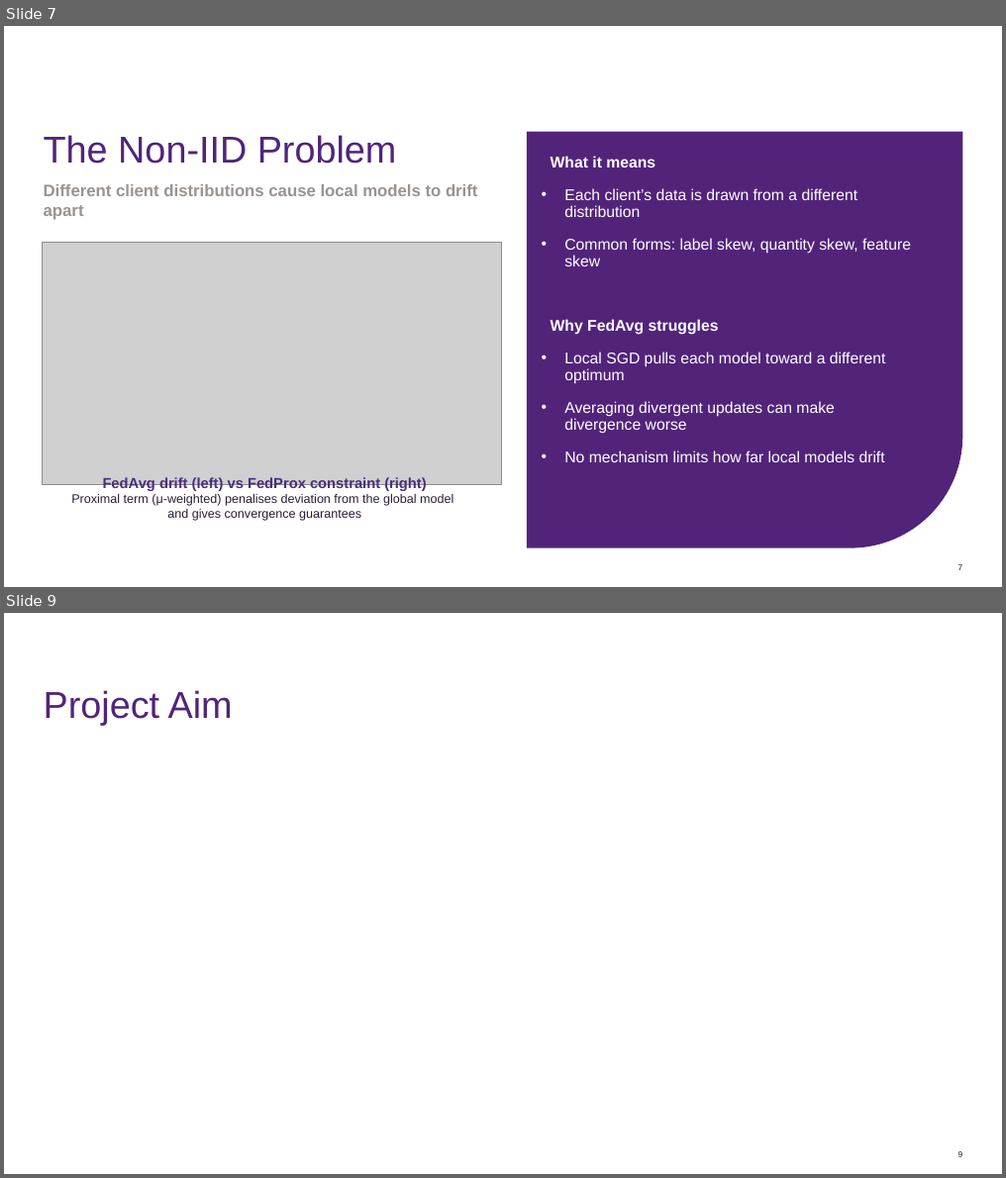
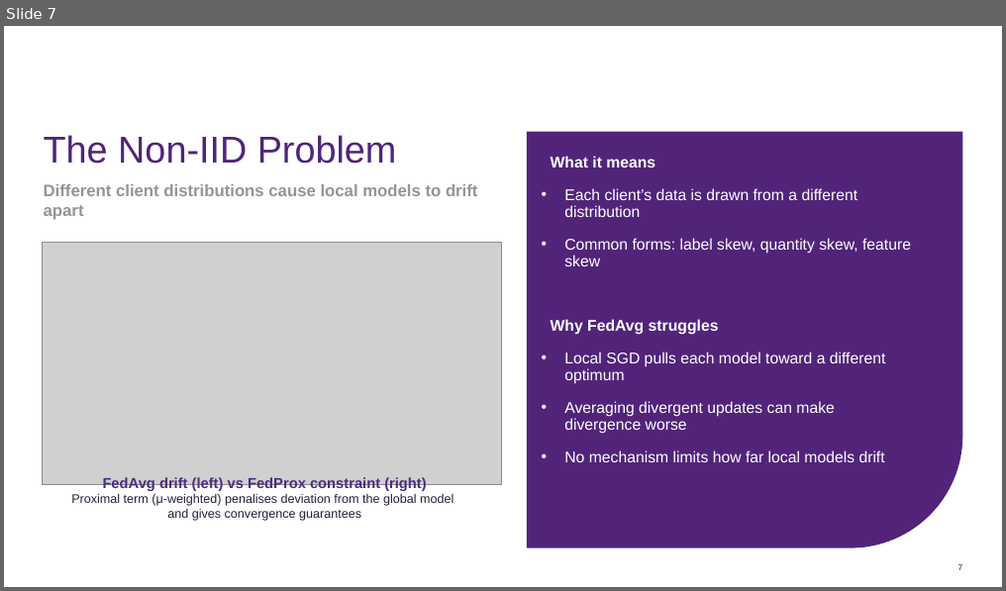
Before and after one commit to alexzhgu/skin-federated, a slide deck: Progress Seminar/Privacy-Preserving Federated Learning for Distributed Skin Disease Classification.pptx. Shown one above the other, each under a label of ours: slides 7 and 9 before the commit, slide 7 after it; the slides between them are not shown. The pictures are 1006x1178 and 1006x591 pixels, drawn with LibreOffice and Linux fonts; fonts in the diff are those of the drawing; grey boxes stand for pictures; background and template pictures are left out. Boxes give left, top, right and bottom in pixels: in the first picture for what was removed or moved away, otherwise in the second. Text is boxed around its words. In the diff, an @@ line names an element or a change of style, - is before the commit and + after.

```diff
--- a/Progress Seminar/Privacy-Preserving Federated Learning for Distributed Skin Disease Classification.pptx
+++ b/Progress Seminar/Privacy-Preserving Federated Learning for Distributed Skin Disease Classification.pptx
@@ slide 9 removed at [4,613,1002,1174], background #FFFFFF @@
@@ title removed at [44,690,233,725] @@
-Project Aim
@@ page number removed at [958,1152,963,1157] @@
-9
```
Also in this commit, not shown: 3 slides changed, 8 slides added, 1 other slide removed, 11 other files.
